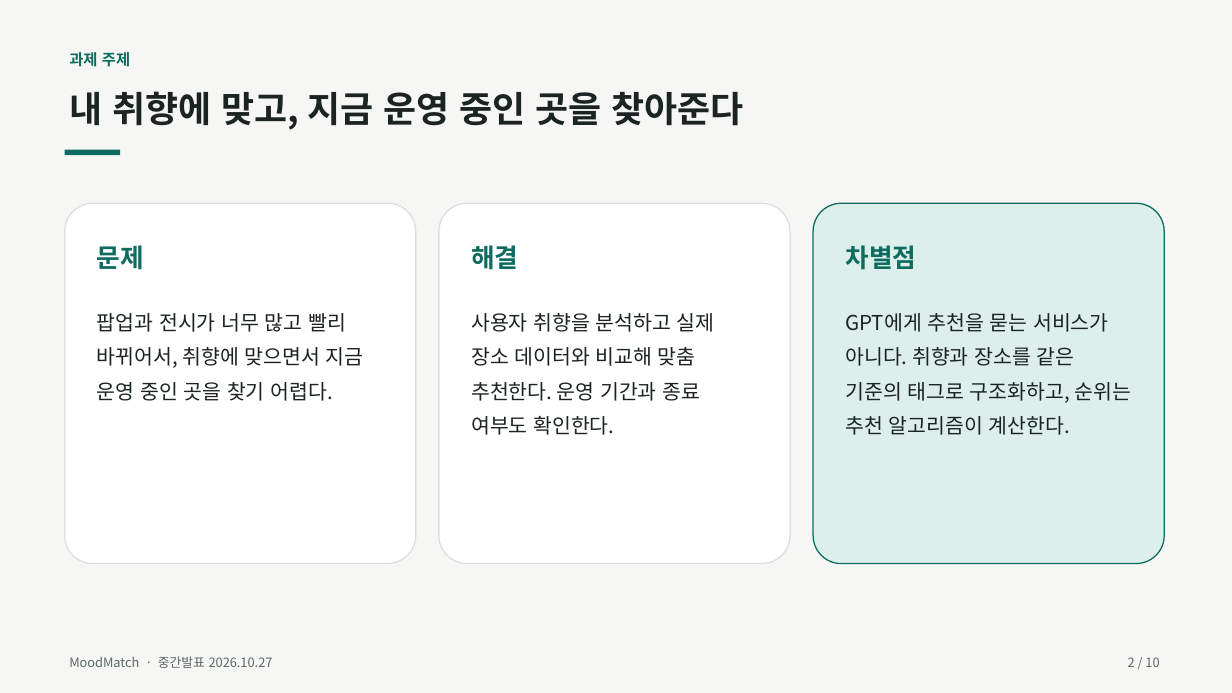
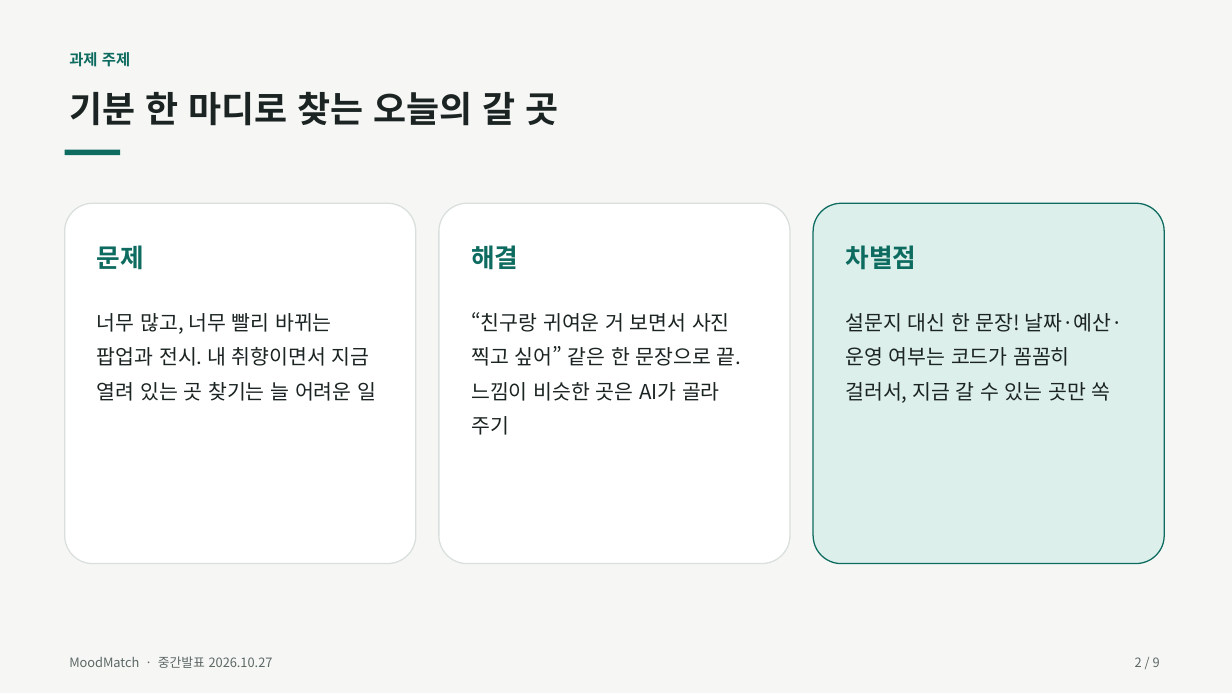
Before and after one commit to junwoo906/MoodMatch, a slide deck: slide 2 of docs/MoodMatch_중간발표.pptx. Drawn at 1232x693 pixels with LibreOffice and Linux fonts; fonts in the diff are those of the drawing. Boxes give left, top, right and bottom in pixels: in the first picture for what was removed or moved away, otherwise in the second. Text is boxed around its words. In the diff, an @@ line names an element or a change of style, - is before the commit and + after.

```diff
--- a/docs/MoodMatch_중간발표.pptx
+++ b/docs/MoodMatch_중간발표.pptx
@@ text at [69,91,559,126]: text changed @@
-내 취향에 맞고, 지금 운영 중인 곳을 찾아준다
+기분 한 마디로 찾는 오늘의 갈 곳
@@ text at [97,313,376,401]: text changed @@
-팝업과 전시가 너무 많고 빨리 바뀌어서, 취향에 맞으면서 지금 운영 중인 곳을 찾기 어렵다.
+너무 많고, 너무 빨리 바뀌는 팝업과 전시. 내 취향이면서 지금 열려 있는 곳 찾기는 늘 어려운 일
@@ text at [471,312,742,435]: text changed @@
-사용자 취향을 분석하고 실제 장소 데이터와 비교해 맞춤 추천한다. 운영 기간과 종료 여부도 확인한다.
+“친구랑 귀여운 거 보면서 사진 찍고 싶어” 같은 한 문장으로 끝. 느낌이 비슷한 곳은 AI가 골라 주기
@@ text at [845,313,1123,403]: text changed @@
-GPT에게 추천을 묻는 서비스가 아니다. 취향과 장소를 같은 기준의 태그로 구조화하고, 순위는 추천 알고리즘이 계산한다.
+설문지 대신 한 문장! 날짜·예산·운영 여부는 코드가 꼼꼼히 걸러서, 지금 갈 수 있는 곳만 쏙
@@ text at [1135,657,1160,667]: text changed @@
-2 / 10
+2 / 9
```
Also in this commit, not shown: 6 other slides changed, 2 slides added, 3 slides removed, 4 other files.
